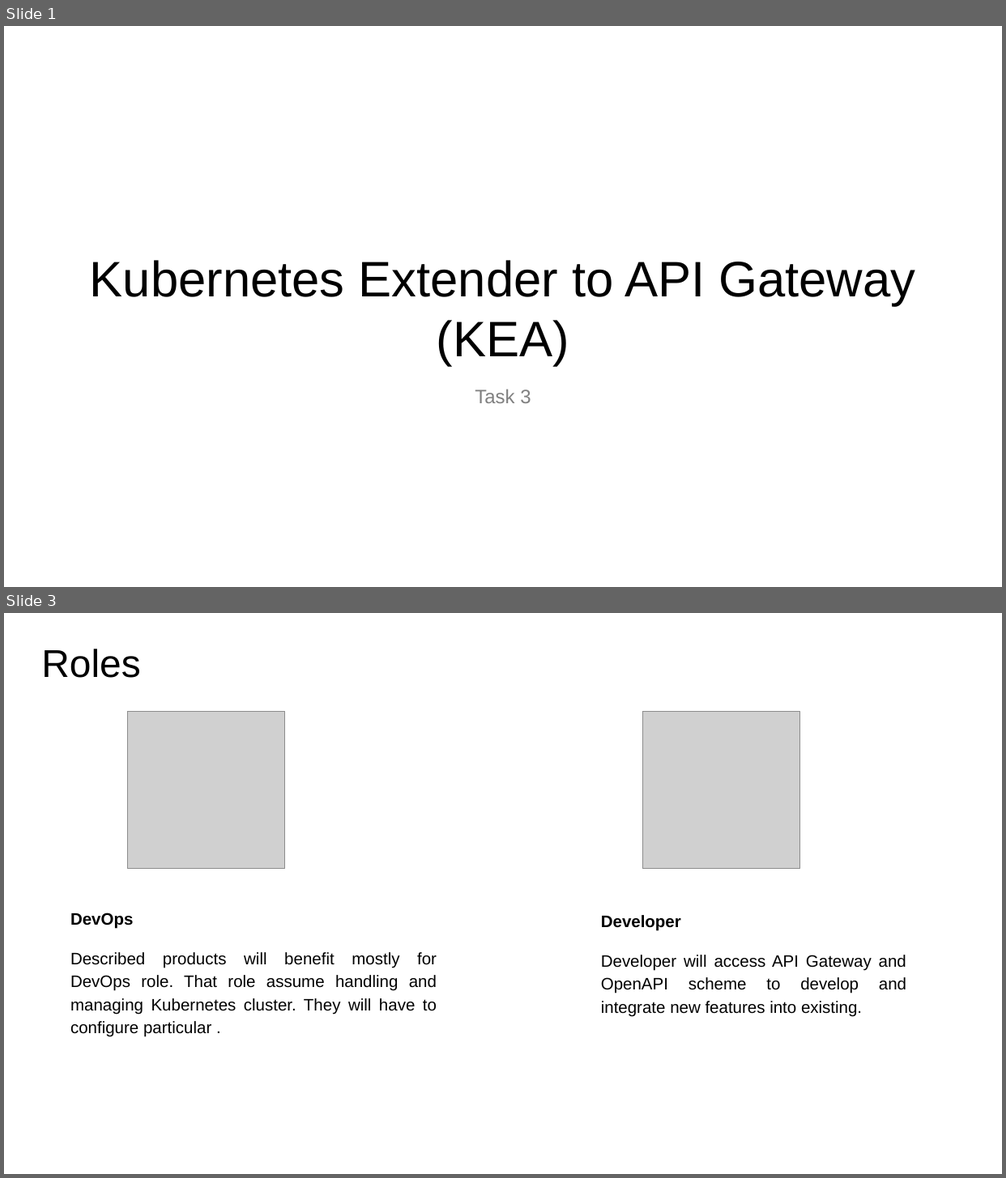
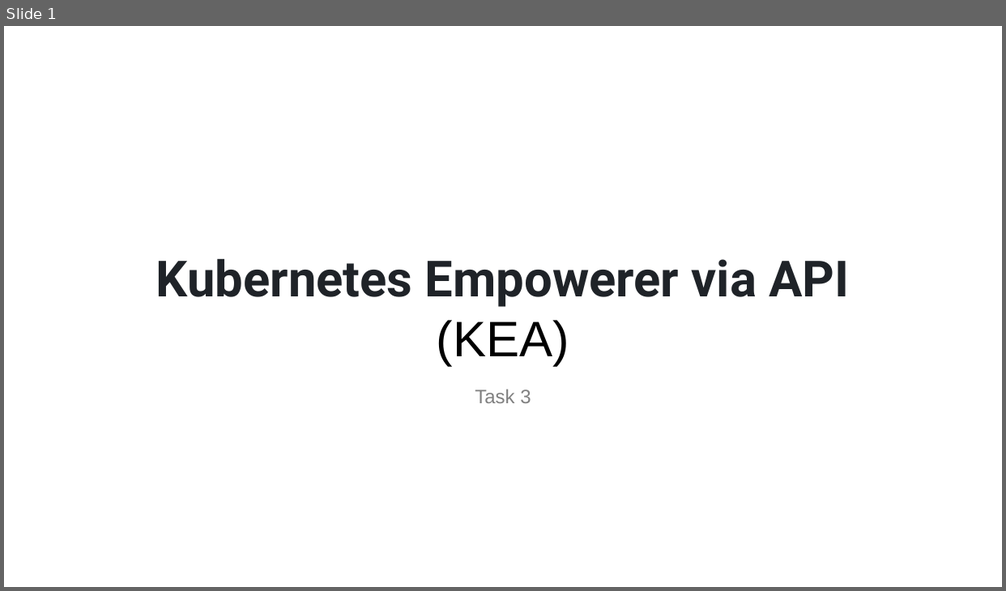
Before and after one commit to fanglores/Advanced-Software-Design, a slide deck: Practice Tasks/Task_3/Task 3.pptx. Shown one above the other, each under a label of ours: slides 1 and 3 before the commit, slide 1 after it; the slides between them are not shown. The pictures are 1006x1178 and 1006x591 pixels, drawn with LibreOffice and Linux fonts; fonts in the diff are those of the drawing; grey boxes stand for pictures. Boxes give left, top, right and bottom in pixels: in the first picture for what was removed or moved away, otherwise in the second. Text is boxed around its words. In the diff, an @@ line names an element or a change of style, - is before the commit and + after.

```diff
--- a/Practice Tasks/Task_3/Task 3.pptx
+++ b/Practice Tasks/Task_3/Task 3.pptx
@@ slide 3 removed at [4,613,1002,1174], background #FFFFFF @@
@@ title removed at [41,649,140,678] @@
-Roles
@@ picture removed at [128,712,284,868] @@
@@ picture removed at [642,712,799,868] @@
@@ text removed at [70,913,437,1037] @@
-DevOps
-Described products will benefit mostly for DevOps role. That role assume handling and managing Kubernetes cluster. They will have to configure particular .
@@ text removed at [601,915,906,1017] @@
-Developer
-Developer will access API Gateway and OpenAPI scheme to develop and integrate new features into existing.
@@ slide 1 changed as well @@
@@ title at [156,258,849,365]: text changed; font Arial to Roboto; text colour #000000 to #1F2328; bold on @@
-Kubernetes Extender to API Gateway (KEA)
+Kubernetes Empowerer via API
+(KEA)
```
Also in this commit, not shown: 3 other slides changed, 3 slides added, 2 other files.
